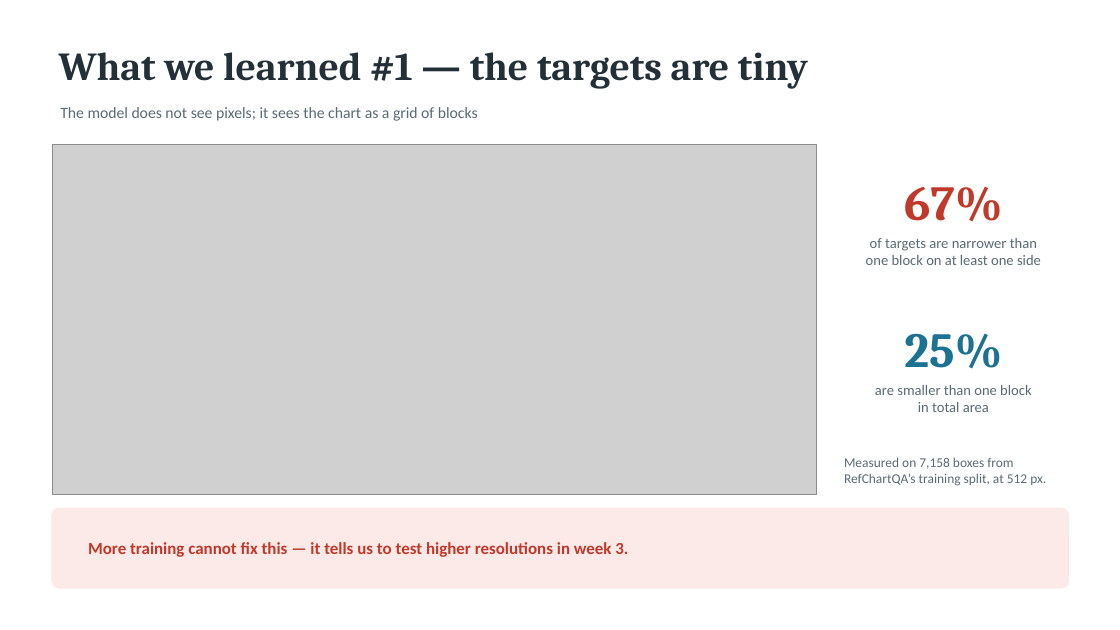
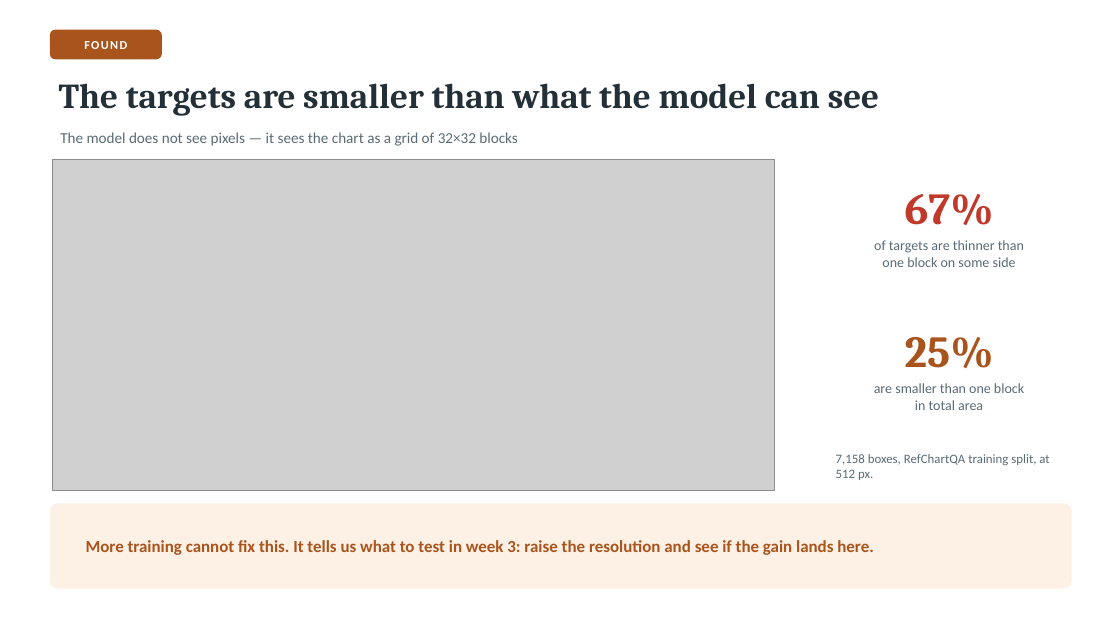
Before and after one commit to Ahmed-Elghazaly/chartqa-dual-target, a slide deck: slide 12 of presentation/ChartQA-Week1.pptx (slide 7 before the commit). Drawn at 1120x630 pixels with LibreOffice and Linux fonts; fonts in the diff are those of the drawing; grey boxes stand for pictures. Boxes give left, top, right and bottom in pixels: in the first picture for what was removed or moved away, otherwise in the second. Text is boxed around its words. In the diff, an @@ line names an element or a change of style, - is before the commit and + after.

```diff
--- a/presentation/ChartQA-Week1.pptx
+++ b/presentation/ChartQA-Week1.pptx
@@ rounded rectangle added at <box>50,30,161,59</box>, fill #A9541C, outline #A9541C 1 pt @@
@@ text added at <box>84,41,127,49</box>, 10.5 pt, text #FFFFFF, bold @@
+FOUND
@@ text at <box>59,83,879,116</box>: text changed; size 34 to 30 pt @@
-What we learned #1 — the targets are tiny
+The targets are smaller than what the model can see
@@ text at <box>60,132,517,146</box>: text changed; size 13.5 to 13 pt @@
-The model does not see pixels; it sees the chart as a grid of blocks
+The model does not see pixels — it sees the chart as a grid of 32×32 blocks
@@ picture: place and size @@
-picture at <box>52,145,817,495</box>
+picture at <box>52,160,775,491</box>
@@ text "67%": place and size @@
-text "67%" at <box>904,186,1002,222</box>
+text "67%" at <box>905,194,994,225</box>
@@ text "67%" at <box>905,194,994,225</box>: size 42 to 38 pt @@
@@ text at <box>874,240,1024,267</box>: text changed; size 12.5 to 12 pt @@
-of targets are narrower than
-one block on at least one side
+of targets are thinner than
+one block on some side
@@ text "25%" at <box>905,337,994,368</box>: size 42 to 38 pt, text colour #1C7293 to #A9541C @@
@@ text "are smaller than one block" at <box>874,383,1024,410</box>: size 12.5 to 12 pt @@
@@ text at <box>836,454,1049,480</box>: text changed; size 11.5 to 11 pt @@
-Measured on 7,158 boxes from RefChartQA’s training split, at 512 px.
+7,158 boxes, RefChartQA training split, at 512 px.
@@ rounded rectangle: place and size @@
-rounded rectangle at <box>52,508,1069,588</box>
+rounded rectangle at <box>50,504,1071,588</box>
@@ rounded rectangle at <box>50,504,1071,588</box>: fill #FBEAE8 to #FDF1E6; outline #FBEAE8 1 pt to #FDF1E6 1 pt; proportions changed @@
@@ text at <box>86,540,873,555</box>: text changed; text colour #C0392B to #A9541C @@
-More training cannot fix this — it tells us to test higher resolutions in week 3.
+More training cannot fix this. It tells us what to test in week 3: raise the resolution and see if the gain lands here.
```
Also in this commit, not shown: 4 other slides changed, 15 slides added, 5 slides removed, 2 other files.
